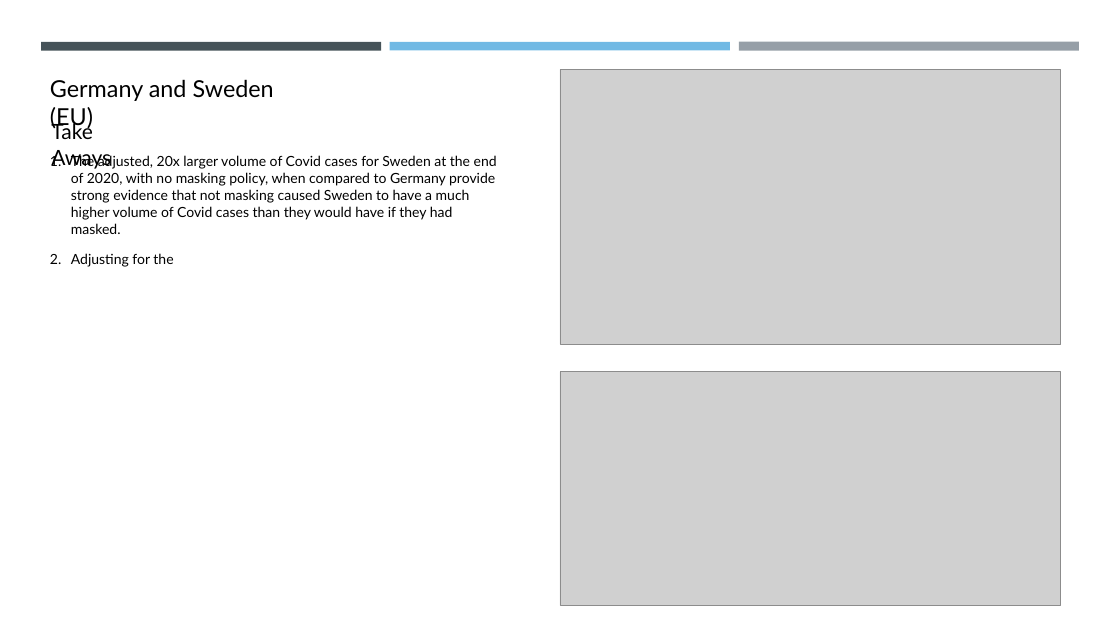
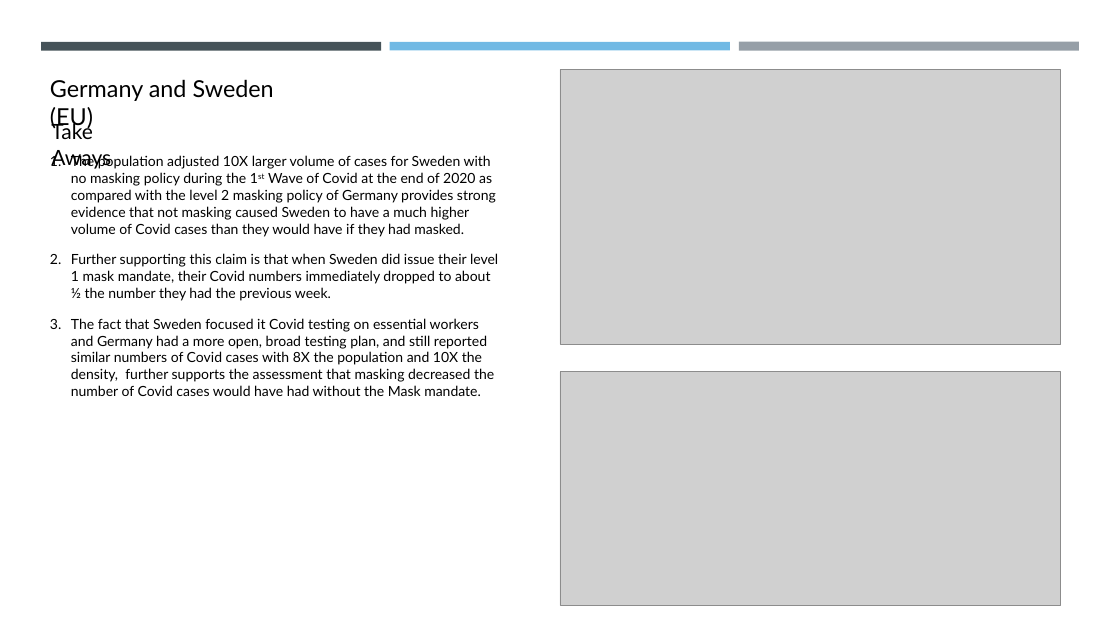
Before and after one commit to ranusuri/Team-A-Project-1, a slide deck: slide 9 of c_tork/Draft_Pres1.pptx. Drawn at 1120x630 pixels with LibreOffice and Linux fonts; fonts in the diff are those of the drawing; grey boxes stand for pictures. Boxes give left, top, right and bottom in pixels: in the first picture for what was removed or moved away, otherwise in the second. Text is boxed around its words. In the diff, an @@ line names an element or a change of style, - is before the commit and + after.

```diff
--- a/c_tork/Draft_Pres1.pptx
+++ b/c_tork/Draft_Pres1.pptx
@@ text at (71,154,498,396): text changed @@
-1. The adjusted, 20x larger volume of Covid cases for Sweden at the end of 2020, with no masking policy, when compared to Germany provide strong evidence that not masking caused Sweden to have a much higher volume of Covid cases than they would have if they had masked.
-2. Adjusting for the
+1. The population adjusted 10X larger volume of cases for Sweden with no masking policy during the 1st Wave of Covid at the end of 2020 as compared with the level 2 masking policy of Germany provides strong evidence that not masking caused Sweden to have a much higher volume of Covid cases than they would have if they had masked.
+2. Further supporting this claim is that when Sweden did issue their level 1 mask mandate, their Covid numbers immediately dropped to about ½ the number they had the previous week.
+3. The fact that Sweden focused it Covid testing on essential workers and Germany had a more open, broad testing plan, and still reported similar numbers of Covid cases with 8X the population and 10X the density, further supports the assessment that masking decreased the number of Covid cases would have had without the Mask mandate.
```
Also in this commit, not shown: 1 other slide changed, 2 slides added, 1 slide removed.
